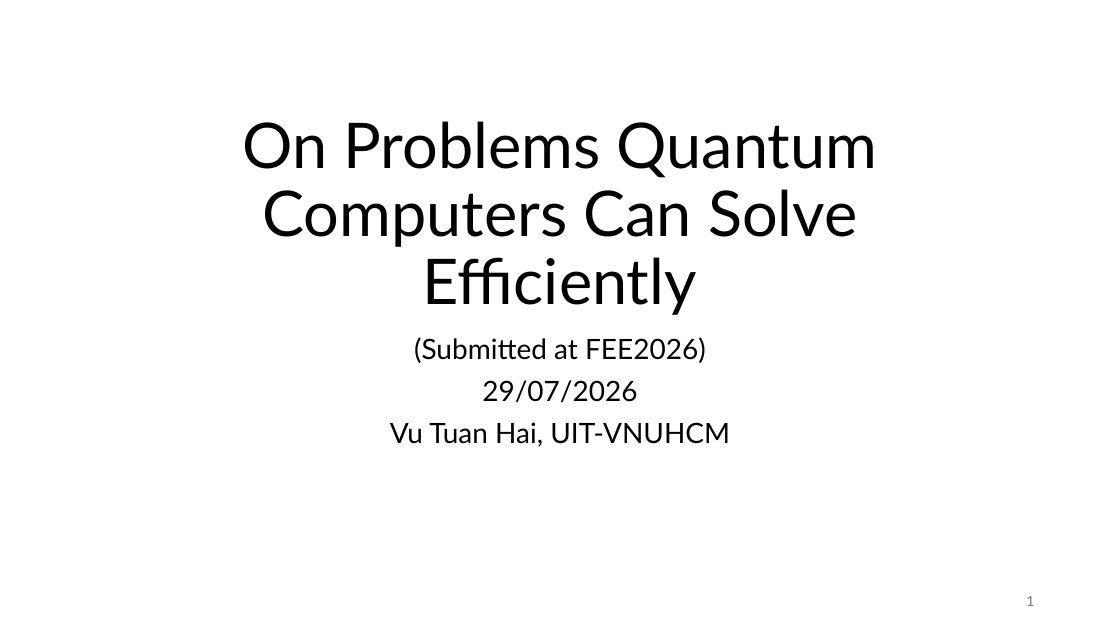
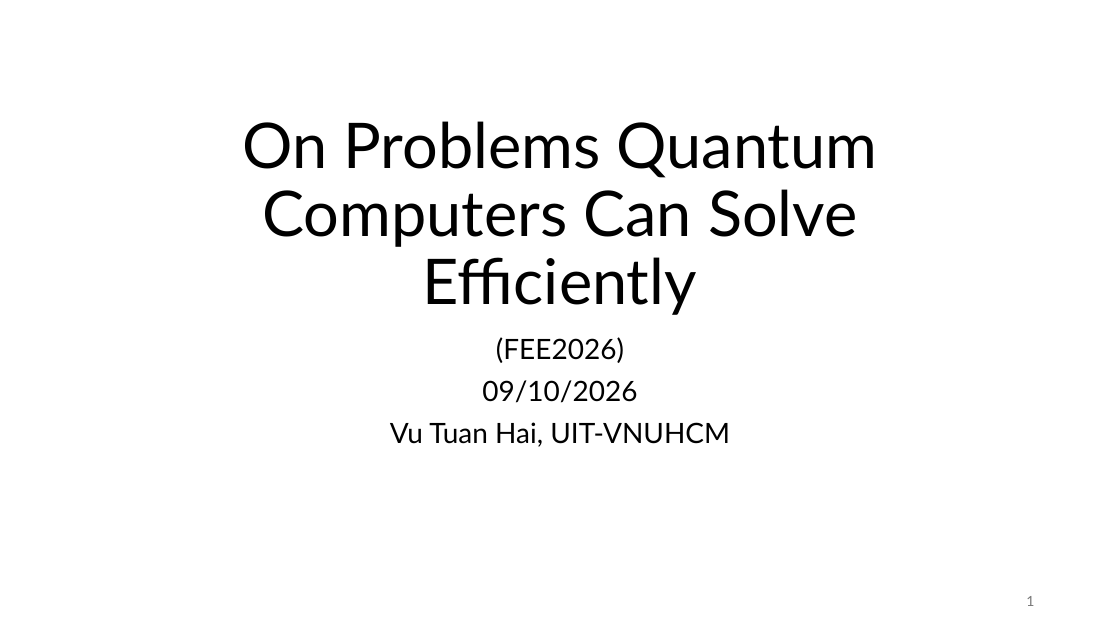
Before and after one commit to vutuanhai237/CourseMaterialsUIT, a slide deck: slide 1 of SExxx-Quantum computng/Slide/x. On Problems Quantum Computers Can Solve Efficiently (template).pptx. Drawn at 1120x630 pixels with LibreOffice and Linux fonts; fonts in the diff are those of the drawing. Boxes give left, top, right and bottom in pixels: in the first picture for what was removed or moved away, otherwise in the second. Text is boxed around its words. In the diff, an @@ line names an element or a change of style, - is before the commit and + after.

```diff
--- a/SExxx-Quantum computng/Slide/x. On Problems Quantum Computers Can Solve Efficiently (template).pptx
+++ b/SExxx-Quantum computng/Slide/x. On Problems Quantum Computers Can Solve Efficiently (template).pptx
@@ subtitle at [482,337,637,403]: text changed @@
-(Submitted at FEE2026)
-29/07/2026
+(FEE2026)
+09/10/2026
```
Also in this commit, not shown: 16 other slides changed, 1 slide added, 11 slides removed, 3 other files.
